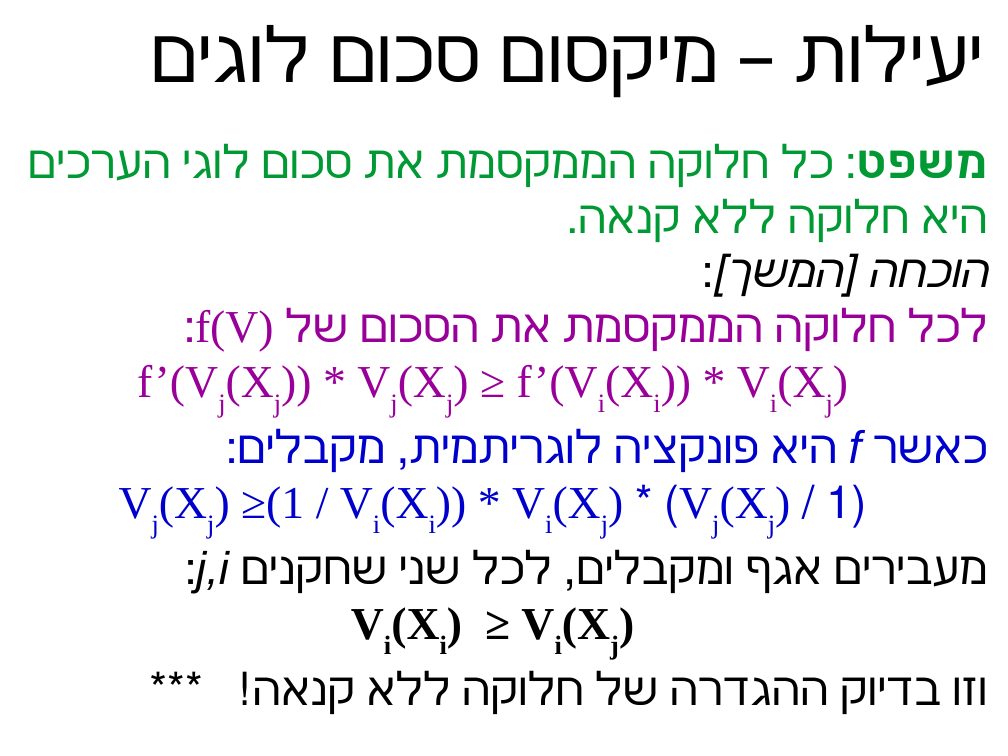
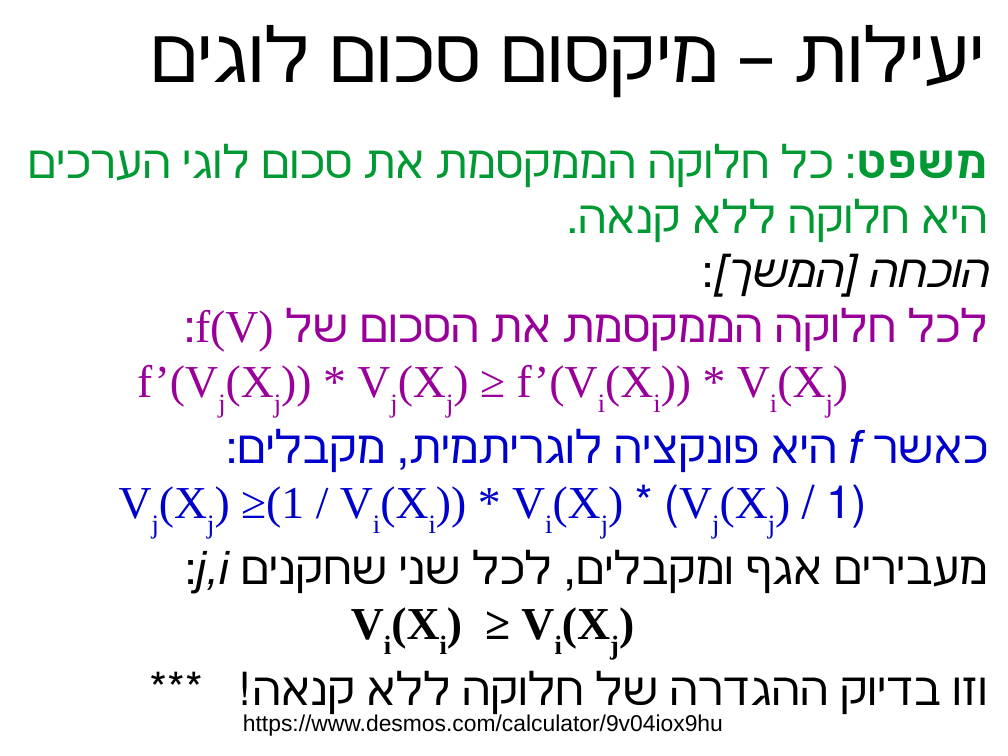
Before and after one commit to erelsgl-at-ariel/algorithms-5780, a slide deck: slide 19 of 02-pareto-efficiency/slides.odp. Drawn at 1008x756 pixels with LibreOffice and Linux fonts; fonts in the diff are those of the drawing. Boxes give left, top, right and bottom in pixels: in the first picture for what was removed or moved away, otherwise in the second. Text is boxed around its words. In the diff, an @@ line names an element or a change of style, - is before the commit and + after.

```diff
--- a/02-pareto-efficiency/slides.odp
+++ b/02-pareto-efficiency/slides.odp
@@ text added at (243, 713, 723, 736), 18 pt, text #000000 @@
+https://www.desmos.com/calculator/9v04iox9hu
```
Also in this commit, not shown: 1 other slide changed, 52 other files.
